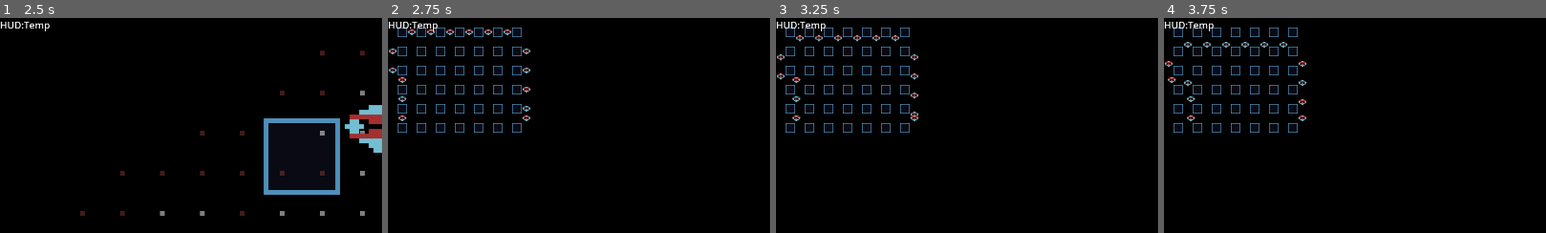
Above: before the commit, frames 1-4 (left to right).
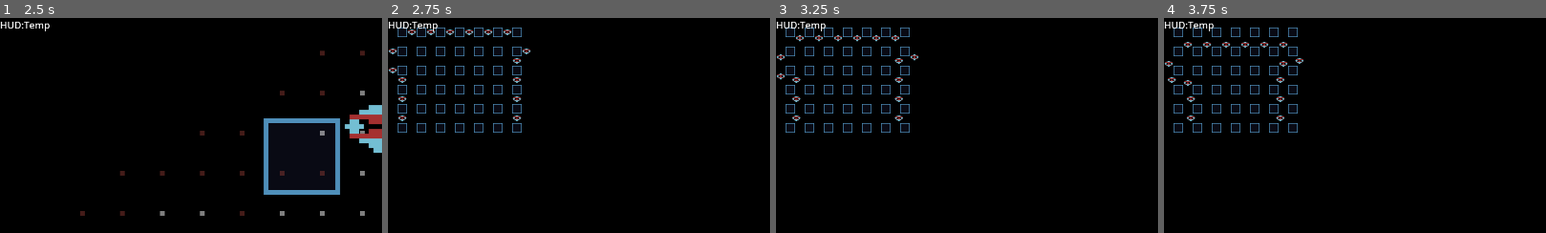
Above: after the commit, the same moments.

Repository: shoggoth/Crossfire
Game: Godot game, scene res://scene/world.tscn
Same seed, same stepped clock (60 frames per second), same inputs: the game is played once before the commit and once after it. The project has no main scene, so this scene is started directly.
Inputs:
- Up to frame 1 (2.5 s): tap Enter (fire) at 0.5, 1.35 s; hold D (right) 0.53-1.28 s; tap Shift (bomb) at 0.6, 2.1 s; hold S (down) 1.28-2.03 s; hold D (right) from 2.03 s (still down)
- Up to frame 2 (2.75 s): keep holding D (right)
- Up to frame 3 (3.25 s): release D (right) at 2.78 s; hold W (up) from 2.78 s (still down); tap Enter (fire) at 2.85 s
- Up to frame 4 (3.75 s): release W (up) at 3.53 s; hold A (left) from 3.53 s (still down); tap Shift (bomb) at 3.6 s
The pictures show only the part of the screen within x 0-50%, y 0-50%; the shares and areas given below are measured in that part.

Frame 1 is identical in both runs. In frame 2, 0.3% of the frame differs, in the area x 32-38%, y 18-48%; in frame 3, 0.3%; in frame 4, 0.4%, in the area x 29-38%, y 18-48%.

Commit message:
Enemies can track in -ve directions

Diff:
--- a/scene/enemy.tscn
+++ b/scene/enemy.tscn
@@ -127,7 +127,7 @@
 func _physics_process(_delta):
 	var vec = _track_pos * _mc.grid_size - _enemy.position
 	if !_mc.moving && vec.length_squared():
-		if vec.x > vec.y: vec.y = 0
+		if abs(vec.x) > abs(vec.y): vec.y = 0
 		else: vec.x = 0
 		_mc.move(_enemy, vec.normalized())
 
